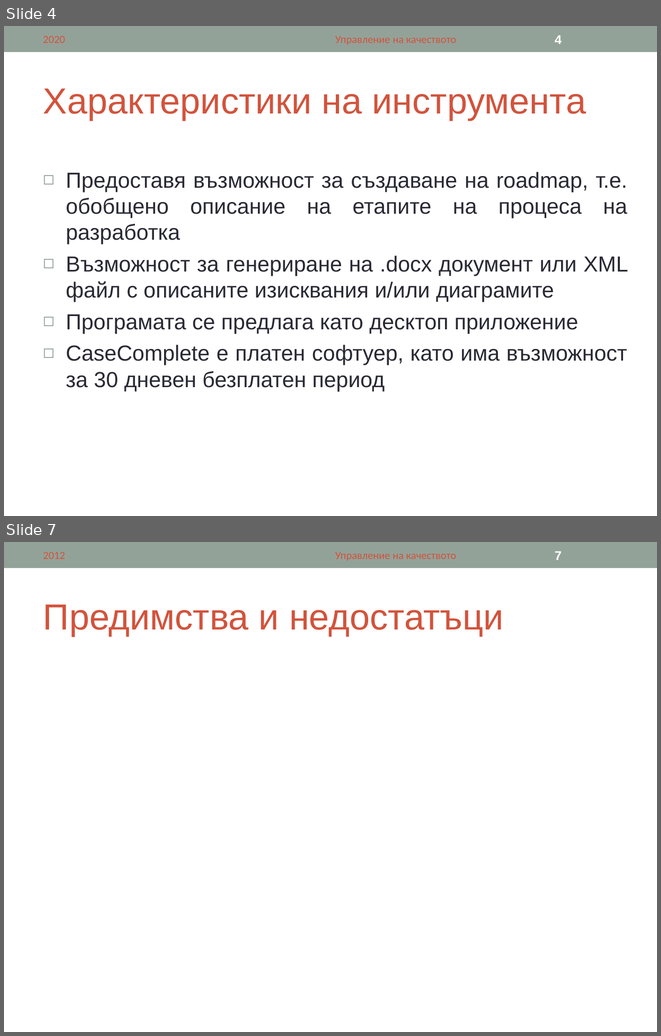
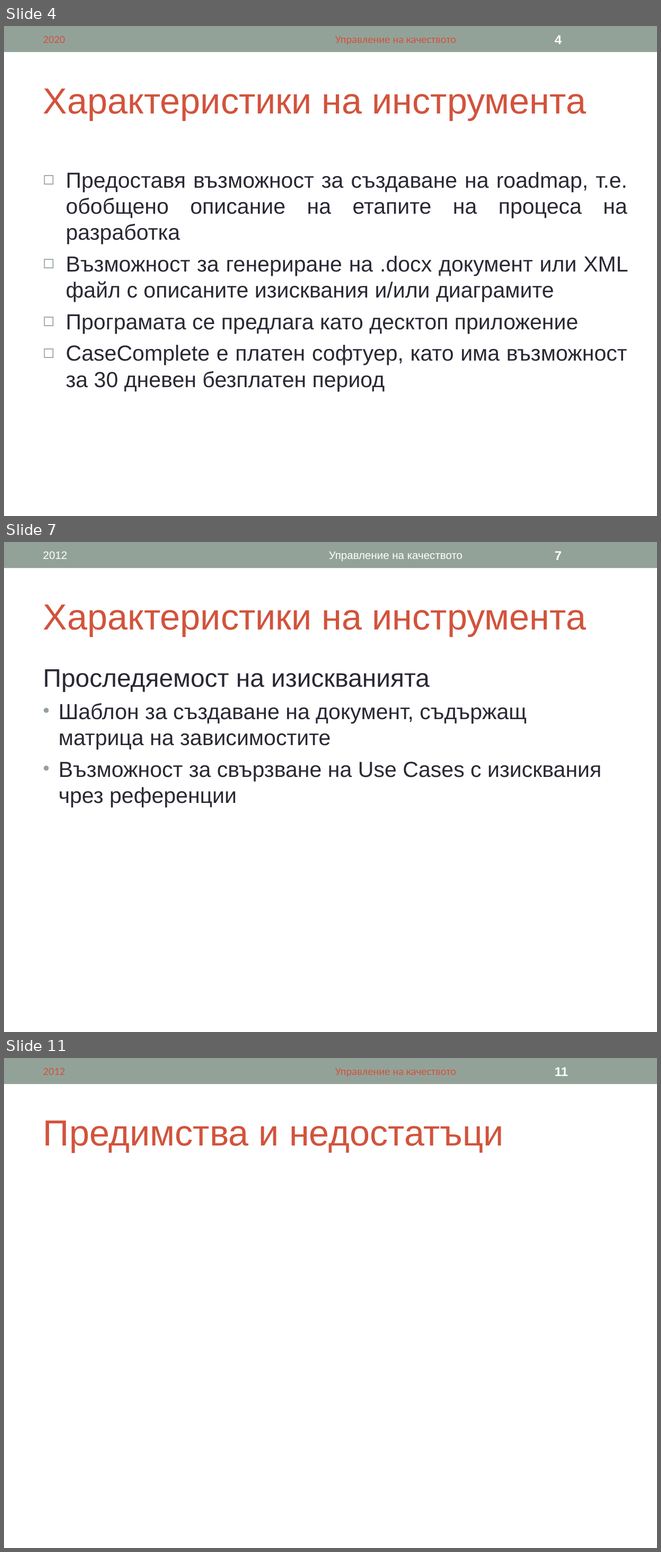
Before and after one commit to ivanchuchulski/fmi-requirements-analisys, a slide deck: tool-presentation/62121-62151-62167-CaseComplete.ppt. Shown one above the other, each under a label of ours: slides 4 and 7 before the commit, slides 4, 7 and 11 after it; the slides between them are not shown. The pictures are 661x1036 and 661x1552 pixels, drawn with LibreOffice and Linux fonts; fonts in the diff are those of the drawing. Boxes give left, top, right and bottom in pixels: in the first picture for what was removed or moved away, otherwise in the second. Text is boxed around its words. In the diff, an @@ line names an element or a change of style, - is before the commit and + after.

```diff
--- a/tool-presentation/62121-62151-62167-CaseComplete.ppt
+++ b/tool-presentation/62121-62151-62167-CaseComplete.ppt
@@ slide 7 added at (x1=4, y1=542, x2=657, y2=1032), background #FFFFFF; not listed: 1 template element that a slide beside it also shows @@
@@ text added at (x1=43, y1=552, x2=68, y2=559), 12 pt, text #FFFFFF @@
+2012
@@ text added at (x1=329, y1=552, x2=462, y2=561), 12 pt, text #FFFFFF @@
+Управление на качеството
@@ page number added at (x1=555, y1=551, x2=562, y2=560), 14 pt, text #FFFFFF, bold @@
+7
@@ title added at (x1=43, y1=605, x2=586, y2=636), 40 pt, text #D2533C @@
+Характеристики на инструмента
@@ text added at (x1=43, y1=669, x2=601, y2=807), 24 pt, text #292934 @@
+Проследяемост на изискванията
+• Шаблон за създаване на документ, съдържащ матрица на зависимостите
+• Възможност за свързване на Use Cases с изисквания чрез референции
@@ what was slide 7 is now slide 11 @@
@@ page number at (x1=555, y1=1067, x2=568, y2=1076): text changed @@
-7
+11
```
Also in this commit, not shown: 3 slides changed, 4 other slides added.
